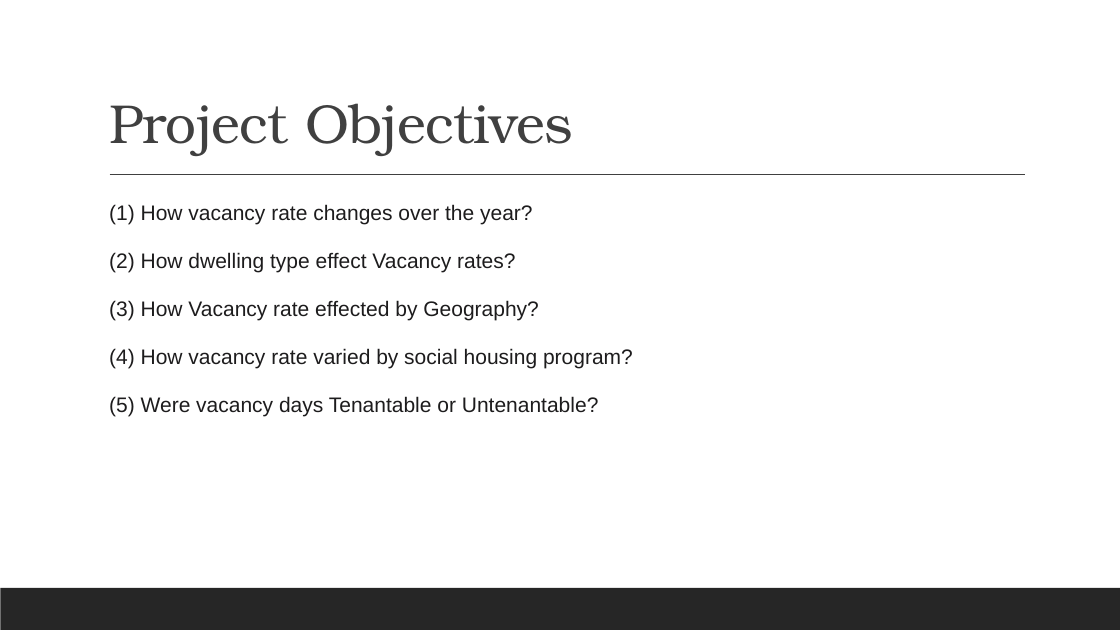
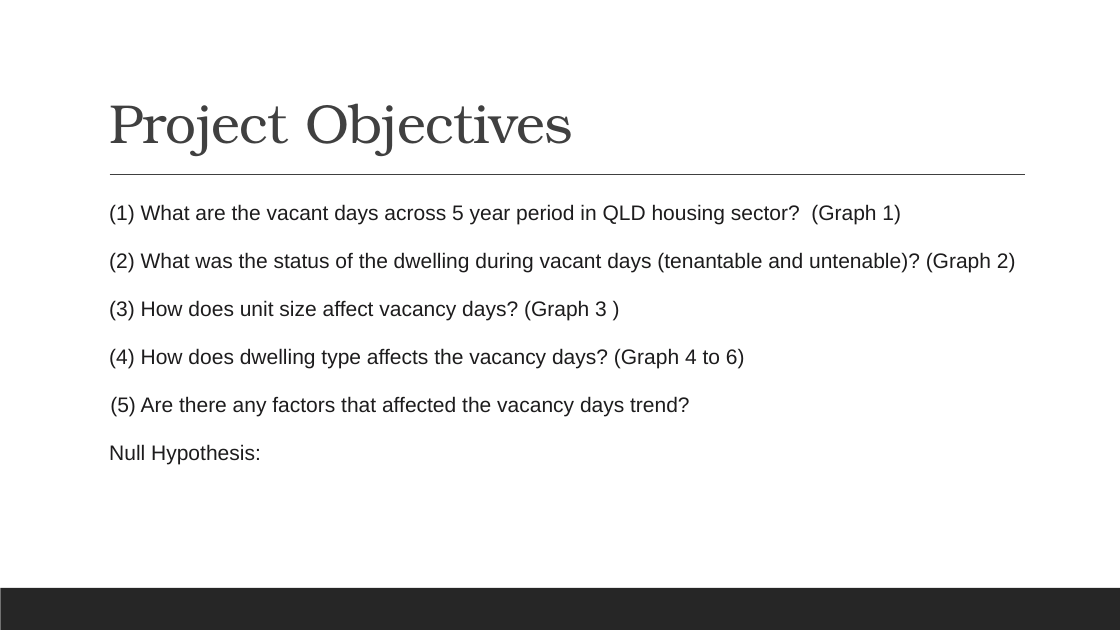
Before and after one commit to Anguyensfg/project-1, a slide deck: slide 7 of QLD Housing Vacancy.pptx (slide 5 before the commit). Drawn at 1120x630 pixels with LibreOffice and Linux fonts; fonts in the diff are those of the drawing. Boxes give left, top, right and bottom in pixels: in the first picture for what was removed or moved away, otherwise in the second. Text is boxed around its words. In the diff, an @@ line names an element or a change of style, - is before the commit and + after.

```diff
--- a/QLD Housing Vacancy.pptx
+++ b/QLD Housing Vacancy.pptx
@@ text at bbox=[109, 204, 1016, 464]: text changed @@
-  (1) How vacancy rate changes over the year?
-  (2) How dwelling type effect Vacancy rates?
-  (3) How Vacancy rate effected by Geography?
-  (4) How vacancy rate varied by social housing program?
-  (5) Were vacancy days Tenantable or Untenantable?
+  (1) What are the vacant days across 5 year period in QLD housing sector? (Graph 1)
+  (2) What was the status of the dwelling during vacant days (tenantable and untenable)? (Graph 2)
+  (3) How does unit size affect vacancy days? (Graph 3 )
+  (4) How does dwelling type affects the vacancy days? (Graph 4 to 6)
+(5) Are there any factors that affected the vacancy days trend?
+  Null Hypothesis:
```
Also in this commit, not shown: 5 other slides changed, 5 slides added, 1 slide removed.
